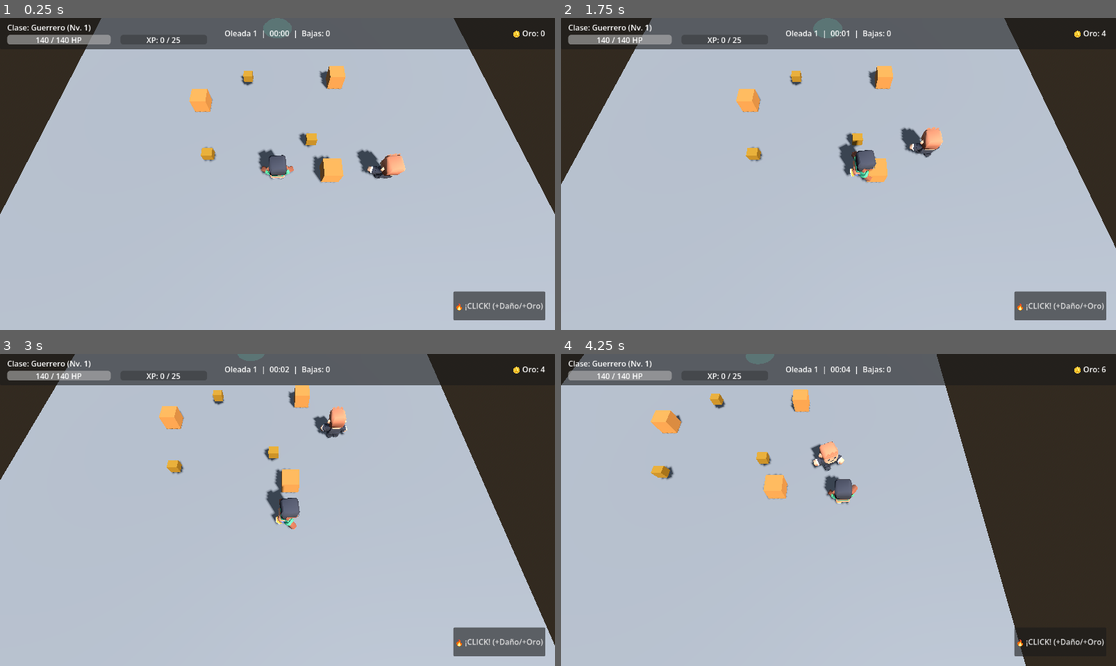
Above: before the commit, frames 1-4 (two rows, left to right).
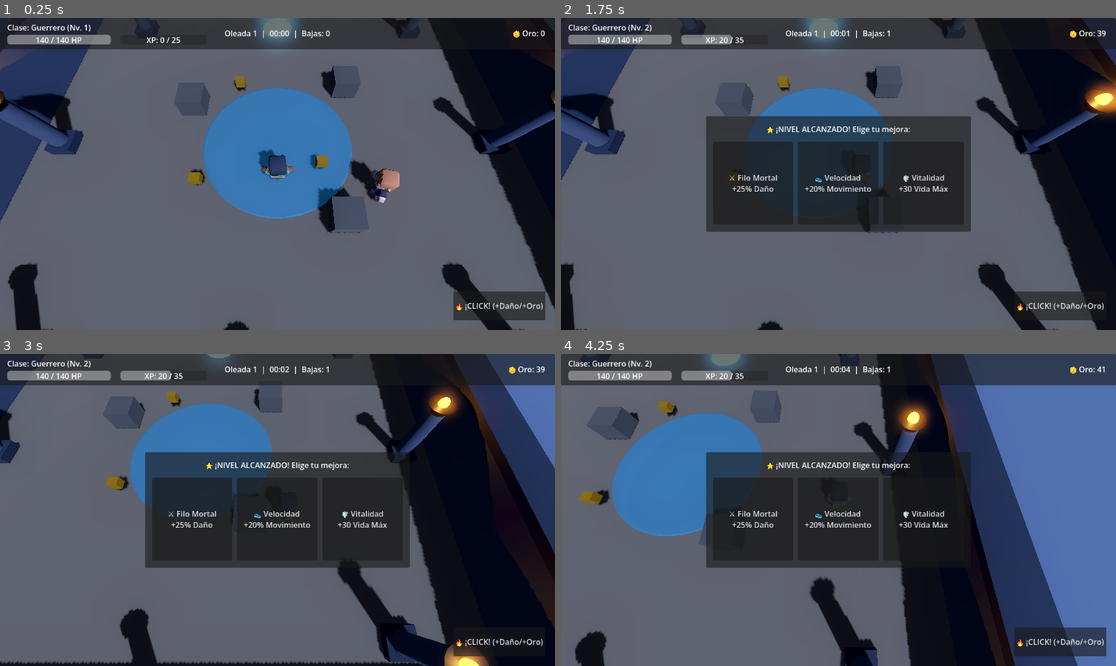
Above: after the commit, the same moments.

Repository: Project-Duplaa/Click-the-button-3D
Game: Godot game, scene res://main.tscn
Two runs of this game, one before a commit and one after it. Both use one fixed random seed, a clock stepped at 60 frames per second and the inputs below.
Inputs (mouse positions are in pixels of both pictures, inside the frame that each line leads up to):
- Up to frame 1 (0.25 s): no input
- Up to frame 2 (1.75 s): click "🔥 ¡CLICK! (+Daño/+Oro)" at 0.5 s; move the mouse to (960, 158) at 1.27 s; hold D (move_right) from 1.28 s (still down); hold Shift (correr) from 1.28 s (still down); click (960, 158) at 1.42 s
- Up to frame 3 (3 s): move the mouse to (166, 525) at 2.02 s; release D (move_right) at 2.03 s; release Shift (correr) at 2.03 s; hold S (move_down) 2.03-2.78 s; tap Shift (correr) at 2.1 s; move the mouse to (333, 441) at 2.77 s; hold D (move_right) from 2.78 s (still down); hold Shift (correr) from 2.78 s (still down)
- Up to frame 4 (4.25 s): move the mouse to (810, 572) at 3.52 s; release D (move_right) at 3.53 s; release Shift (correr) at 3.53 s; hold W (move_up) from 3.53 s (still down); tap Shift (correr) at 3.6 s; click (810, 572) at 3.67 s

The runs differ from the first frame. In frame 1, 96% of the frame differs, in the area x 0-100%, y 0-100%; in frame 2, 96%; in frame 3, 97%; in frame 4, 97%.

Commit message:
Arena del Coliseo 3D: muros perimetrales, pilares con antorchas dinamicas y ambientacion

Diff:
--- /dev/null
+++ b/antorcha.gd
@@ -0,0 +1,29 @@
+extends Node3D
+
+@export var energia_base: float = 1.3
+@export var rango_luz: float = 8.5
+@export var color_fuego: Color = Color(1.0, 0.62, 0.22, 1.0)
+
+@onready var luz: OmniLight3D = $OmniLight3D
+@onready var fuego_mesh: MeshInstance3D = $FuegoMesh
+
+var _tiempo: float = 0.0
+var _offset_fase: float = 0.0
+
+func _ready():
+	_offset_fase = randf() * 100.0
+	if luz != null:
+		luz.light_color = color_fuego
+		luz.omni_range = rango_luz
+		luz.shadow_enabled = true
+		luz.omni_attenuation = 1.4
+
+func _process(delta):
+	_tiempo += delta * 12.0
+	# Parpadeo procedural realista de llama de fuego
+	var fluctuacion = sin(_tiempo + _offset_fase) * 0.12 + cos(_tiempo * 2.3 + _offset_fase) * 0.08 + randf_range(-0.04, 0.04)
+	if luz != null:
+		luz.light_energy = maxf(0.6, energia_base + fluctuacion)
+	if fuego_mesh != null:
+		var s = 1.0 + fluctuacion * 0.25
+		fuego_mesh.scale = Vector3(s, s * 1.2, s)
--- /dev/null
+++ b/arena_coliseo.tscn
@@ -0,0 +1,152 @@
+[gd_scene format=3]
+
+[ext_resource type="PackedScene" path="res://pilar_antorcha.tscn" id="1_pilar"]
+
+[sub_resource type="StandardMaterial3D" id="MatArenaPiso"]
+albedo_color = Color(0.48, 0.42, 0.35, 1)
+roughness = 0.92
+
+[sub_resource type="PlaneMesh" id="MeshPiso"]
+material = SubResource("MatArenaPiso")
+size = Vector2(32, 32)
+
+[sub_resource type="BoxShape3D" id="ColPiso"]
+size = Vector3(32, 0.2, 32)
+
+[sub_resource type="StandardMaterial3D" id="MatAltar"]
+albedo_color = Color(0.26, 0.3, 0.36, 1)
+roughness = 0.8
+emission_enabled = true
+emission = Color(0.12, 0.35, 0.55, 1)
+emission_energy_multiplier = 0.5
+
+[sub_resource type="CylinderMesh" id="MeshAltar"]
+material = SubResource("MatAltar")
+top_radius = 4.5
+bottom_radius = 4.6
+height = 0.05
+
+[sub_resource type="StandardMaterial3D" id="MatMuro"]
+albedo_color = Color(0.32, 0.33, 0.37, 1)
+roughness = 0.88
+
+[sub_resource type="BoxMesh" id="MeshMuroNS"]
+material = SubResource("MatMuro")
+size = Vector3(32, 3.6, 1.4)
+
+[sub_resource type="BoxShape3D" id="ColMuroNS"]
+size = Vector3(32, 3.6, 1.4)
+
+[sub_resource type="BoxMesh" id="MeshMuroEO"]
+material = SubResource("MatMuro")
+size = Vector3(1.4, 3.6, 32)
+
+[sub_resource type="BoxShape3D" id="ColMuroEO"]
+size = Vector3(1.4, 3.6, 32)
+
+[sub_resource type="StandardMaterial3D" id="MatCornisa"]
+albedo_color = Color(0.24, 0.25, 0.28, 1)
+roughness = 0.85
+
+[sub_resource type="BoxMesh" id="MeshCornisaNS"]
+material = SubResource("MatCornisa")
+size = Vector3(32.4, 0.4, 1.8)
+
+[sub_resource type="BoxMesh" id="MeshCornisaEO"]
+material = SubResource("MatCornisa")
+size = Vector3(1.8, 0.4, 32.4)
+
+[node name="ArenaColiseo" type="Node3D"]
+
+[node name="Piso" type="StaticBody3D" parent="."]
+
+[node name="MeshInstance3D" type="MeshInstance3D" parent="Piso"]
+mesh = SubResource("MeshPiso")
+
+[node name="CollisionShape3D" type="CollisionShape3D" parent="Piso"]
+transform = Transform3D(1, 0, 0, 0, 1, 0, 0, 0, 1, 0, -0.1, 0)
+shape = SubResource("ColPiso")
+
+[node name="AltarCentral" type="MeshInstance3D" parent="."]
+transform = Transform3D(1, 0, 0, 0, 1, 0, 0, 0, 1, 0, 0.02, 0)
+mesh = SubResource("MeshAltar")
+
+[node name="Muros" type="Node3D" parent="."]
+
+[node name="MuroNorte" type="StaticBody3D" parent="Muros"]
+transform = Transform3D(1, 0, 0, 0, 1, 0, 0, 0, 1, 0, 1.8, -15.5)
+
+[node name="MeshInstance3D" type="MeshInstance3D" parent="Muros/MuroNorte"]
+mesh = SubResource("MeshMuroNS")
+
+[node name="CollisionShape3D" type="CollisionShape3D" parent="Muros/MuroNorte"]
+shape = SubResource("ColMuroNS")
+
+[node name="Cornisa" type="MeshInstance3D" parent="Muros/MuroNorte"]
+transform = Transform3D(1, 0, 0, 0, 1, 0, 0, 0, 1, 0, 1.9, 0)
+mesh = SubResource("MeshCornisaNS")
+
+[node name="MuroSur" type="StaticBody3D" parent="Muros"]
+transform = Transform3D(1, 0, 0, 0, 1, 0, 0, 0, 1, 0, 1.8, 15.5)
+
+[node name="MeshInstance3D" type="MeshInstance3D" parent="Muros/MuroSur"]
+mesh = SubResource("MeshMuroNS")
+
+[node name="CollisionShape3D" type="CollisionShape3D" parent="Muros/MuroSur"]
+shape = SubResource("ColMuroNS")
+
+[node name="Cornisa" type="MeshInstance3D" parent="Muros/MuroSur"]
+transform = Transform3D(1, 0, 0, 0, 1, 0, 0, 0, 1, 0, 1.9, 0)
+mesh = SubResource("MeshCornisaNS")
+
+[node name="MuroEste" type="StaticBody3D" parent="Muros"]
+transform = Transform3D(1, 0, 0, 0, 1, 0, 0, 0, 1, 15.5, 1.8, 0)
+
+[node name="MeshInstance3D" type="MeshInstance3D" parent="Muros/MuroEste"]
+mesh = SubResource("MeshMuroEO")
+
+[node name="CollisionShape3D" type="CollisionShape3D" parent="Muros/MuroEste"]
+shape = SubResource("ColMuroEO")
+
+[node name="Cornisa" type="MeshInstance3D" parent="Muros/MuroEste"]
+transform = Transform3D(1, 0, 0, 0, 1, 0, 0, 0, 1, 0, 1.9, 0)
+mesh = SubResource("MeshCornisaEO")
+
+[node name="MuroOeste" type="StaticBody3D" parent="Muros"]
+transform = Transform3D(1, 0, 0, 0, 1, 0, 0, 0, 1, -15.5, 1.8, 0)
+
+[node name="MeshInstance3D" type="MeshInstance3D" parent="Muros/MuroOeste"]
+mesh = SubResource("MeshMuroEO")
+
+[node name="CollisionShape3D" type="CollisionShape3D" parent="Muros/MuroOeste"]
+shape = SubResource("ColMuroEO")
+
+[node name="Cornisa" type="MeshInstance3D" parent="Muros/MuroOeste"]
+transform = Transform3D(1, 0, 0, 0, 1, 0, 0, 0, 1, 0, 1.9, 0)
+mesh = SubResource("MeshCornisaEO")
+
+[node name="Pilares" type="Node3D" parent="."]
+
+[node name="Pilar_NO" parent="Pilares" instance=ExtResource("1_pilar")]
+transform = Transform3D(1, 0, 0, 0, 1, 0, 0, 0, 1, -10.5, 0, -10.5)
+
+[node name="Pilar_NE" parent="Pilares" instance=ExtResource("1_pilar")]
+transform = Transform3D(1, 0, 0, 0, 1, 0, 0, 0, 1, 10.5, 0, -10.5)
+
+[node name="Pilar_SO" parent="Pilares" instance=ExtResource("1_pilar")]
+transform = Transform3D(1, 0, 0, 0, 1, 0, 0, 0, 1, -10.5, 0, 10.5)
+
+[node name="Pilar_SE" parent="Pilares" instance=ExtResource("1_pilar")]
+transform = Transform3D(1, 0, 0, 0, 1, 0, 0, 0, 1, 10.5, 0, 10.5)
+
+[node name="Pilar_N" parent="Pilares" instance=ExtResource("1_pilar")]
+transform = Transform3D(1, 0, 0, 0, 1, 0, 0, 0, 1, 0, 0, -13)
+
+[node name="Pilar_S" parent="Pilares" instance=ExtResource("1_pilar")]
+transform = Transform3D(1, 0, 0, 0, 1, 0, 0, 0, 1, 0, 0, 13)
+
+[node name="Pilar_E" parent="Pilares" instance=ExtResource("1_pilar")]
+transform = Transform3D(1, 0, 0, 0, 1, 0, 0, 0, 1, 13, 0, 0)
+
+[node name="Pilar_O" parent="Pilares" instance=ExtResource("1_pilar")]
+transform = Transform3D(1, 0, 0, 0, 1, 0, 0, 0, 1, -13, 0, 0)
--- a/main.tscn
+++ b/main.tscn
@@ -10,90 +10,85 @@
 [ext_resource type="Script" path="res://salud.gd" id="8_salud"]
 [ext_resource type="PackedScene" path="res://cofre.tscn" id="9_cofre"]
 [ext_resource type="PackedScene" path="res://salida.tscn" id="10_salida"]
+[ext_resource type="PackedScene" path="res://arena_coliseo.tscn" id="11_arena"]
 
-[sub_resource type="ProceduralSkyMaterial" id="CieloMat"]
-
-[sub_resource type="Sky" id="Cielo"]
-sky_material = SubResource("CieloMat")
-
-[sub_resource type="Environment" id="Entorno"]
-background_mode = 2
-sky = SubResource("Cielo")
-
-[sub_resource type="PlaneMesh" id="PisoMalla"]
-size = Vector2(30, 30)
-
-[sub_resource type="BoxShape3D" id="PisoForma"]
-size = Vector3(30, 0.2, 30)
+[sub_resource type="Environment" id="EntornoColiseo"]
+background_mode = 1
+background_color = Color(0.06, 0.08, 0.13, 1)
+ambient_light_source = 2
+ambient_light_color = Color(0.18, 0.22, 0.32, 1)
+ambient_light_energy = 0.85
+tonemap_mode = 2
+glow_enabled = true
+glow_intensity = 0.75
+glow_bloom = 0.15
 
 [sub_resource type="CapsuleShape3D" id="Capsula"]
 radius = 0.35
 height = 1.75
 
-[sub_resource type="BoxMesh" id="CajaMalla"]
+[sub_resource type="StandardMaterial3D" id="MatCaja"]
+albedo_color = Color(0.38, 0.35, 0.32, 1)
+roughness = 0.9
 
-[sub_resource type="BoxShape3D" id="CajaForma"]
+[sub_resource type="BoxMesh" id="MeshCaja"]
+material = SubResource("MatCaja")
+size = Vector3(1.6, 1.2, 1.6)
 
-[sub_resource type="StandardMaterial3D" id="CajaMat"]
-albedo_color = Color(0.85, 0.55, 0.25, 1)
+[sub_resource type="BoxShape3D" id="FormaCaja"]
+size = Vector3(1.6, 1.2, 1.6)
 
 [node name="Main" type="Node3D"]
 
 [node name="WorldEnvironment" type="WorldEnvironment" parent="."]
-environment = SubResource("Entorno")
+environment = SubResource("EntornoColiseo")
 
-[node name="DirectionalLight3D" type="DirectionalLight3D" parent="."]
-transform = Transform3D(0.866025, -0.353553, 0.353553, 0, 0.707107, 0.707107, -0.5, -0.612372, 0.612372, 0, 6, 0)
+[node name="LuzLunaDirectional" type="DirectionalLight3D" parent="."]
+transform = Transform3D(0.866025, -0.353553, 0.353553, 0, 0.707107, 0.707107, -0.5, -0.612372, 0.612372, 0, 10, 0)
+light_color = Color(0.68, 0.78, 0.96, 1)
+light_energy = 0.65
 shadow_enabled = true
 
-[node name="Suelo" type="StaticBody3D" parent="."]
+[node name="ArenaColiseo" parent="." instance=ExtResource("11_arena")]
 
-[node name="MeshInstance3D" type="MeshInstance3D" parent="Suelo"]
-mesh = SubResource("PisoMalla")
+[node name="Obstaculos" type="Node3D" parent="."]
 
-[node name="CollisionShape3D" type="CollisionShape3D" parent="Suelo"]
-transform = Transform3D(1, 0, 0, 0, 1, 0, 0, 0, 1, 0, -0.1, 0)
-shape = SubResource("PisoForma")
+[node name="BloquePiedra1" type="StaticBody3D" parent="Obstaculos"]
+transform = Transform3D(1, 0, 0, 0, 1, 0, 0, 0, 1, 4.5, 0.6, -4.5)
 
-[node name="Cajas" type="Node3D" parent="."]
+[node name="MeshInstance3D" type="MeshInstance3D" parent="Obstaculos/BloquePiedra1"]
+mesh = SubResource("MeshCaja")
 
-[node name="Caja1" type="StaticBody3D" parent="Cajas"]
-transform = Transform3D(1, 0, 0, 0, 1, 0, 0, 0, 1, 4, 0.5, -4)
+[node name="CollisionShape3D" type="CollisionShape3D" parent="Obstaculos/BloquePiedra1"]
+shape = SubResource("FormaCaja")
 
-[node name="MeshInstance3D" type="MeshInstance3D" parent="Cajas/Caja1"]
-mesh = SubResource("CajaMalla")
-surface_material_override/0 = SubResource("CajaMat")
+[node name="BloquePiedra2" type="StaticBody3D" parent="Obstaculos"]
+transform = Transform3D(1, 0, 0, 0, 1, 0, 0, 0, 1, -5.5, 0.6, -3)
 
-[node name="CollisionShape3D" type="CollisionShape3D" parent="Cajas/Caja1"]
-shape = SubResource("CajaForma")
+[node name="MeshInstance3D" type="MeshInstance3D" parent="Obstaculos/BloquePiedra2"]
+mesh = SubResource("MeshCaja")
 
-[node name="Caja2" type="StaticBody3D" parent="Cajas"]
-transform = Transform3D(1, 0, 0, 0, 1, 0, 0, 0, 1, -5, 0.5, -2)
+[node name="CollisionShape3D" type="CollisionShape3D" parent="Obstaculos/BloquePiedra2"]
+shape = SubResource("FormaCaja")
 
-[node name="MeshInstance3D" type="MeshInstance3D" parent="Cajas/Caja2"]
-mesh = SubResource("CajaMalla")
-surface_material_override/0 = SubResource("CajaMat")
+[node name="BloquePiedra3" type="StaticBody3D" parent="Obstaculos"]
+transform = Transform3D(1, 0, 0, 0, 1, 0, 0, 0, 1, 3.5, 0.6, 4.5)
 
-[node name="CollisionShape3D" type="CollisionShape3D" parent="Cajas/Caja2"]
-shape = SubResource("CajaForma")
+[node name="MeshInstance3D" type="MeshInstance3D" parent="Obstaculos/BloquePiedra3"]
+mesh = SubResource("MeshCaja")
 
-[node name="Caja3" type="StaticBody3D" parent="Cajas"]
-transform = Transform3D(1, 0, 0, 0, 1, 0, 0, 0, 1, 3, 0.5, 3)
-
-[node name="MeshInstance3D" type="MeshInstance3D" parent="Cajas/Caja3"]
-mesh = SubResource("CajaMalla")
-surface_material_override/0 = SubResource("CajaMat")
-
-[node name="CollisionShape3D" type="CollisionShape3D" parent="Cajas/Caja3"]
-shape = SubResource("CajaForma")
+[node name="CollisionShape3D" type="CollisionShape3D" parent="Obstaculos/BloquePiedra3"]
+shape = SubResource("FormaCaja")
 
 [node name="Camera3D" type="Camera3D" parent="." node_paths=PackedStringArray("objetivo")]
-transform = Transform3D(1, 0, 0, 0, 0.819152, 0.573576, 0, -0.573576, 0.819152, 0, 5, 7)
+transform = Transform3D(1, 0, 0, 0, 0.819152, 0.573576, 0, -0.573576, 0.819152, 0, 7, 9)
 script = ExtResource("3_cam")
 objetivo = NodePath("../Personaje")
+offset = Vector3(0, 9.5, 8.5)
+suavizado = 6.0
 
 [node name="Personaje" type="CharacterBody3D" parent="." node_paths=PackedStringArray("camara") groups=["jugador"]]
-transform = Transform3D(1, 0, 0, 0, 1, 0, 0, 0, 1, 0, 0, 3)
+transform = Transform3D(1, 0, 0, 0, 1, 0, 0, 0, 1, 0, 0, 2)
 script = ExtResource("1_pj")
 camara = NodePath("../Camera3D")
 
@@ -108,7 +103,7 @@
 script = ExtResource("8_salud")
 vida = 120
 invulnerable = 0.5
-reapariciones = 0
+reapariciones = 3
 
 [node name="Guardia" parent="." instance=ExtResource("4_guardia")]
 transform = Transform3D(1, 0, 0, 0, 1, 0, 0, 0, 1, 6, 0, 3)
@@ -120,16 +115,16 @@
 metas = 3
 
 [node name="Cofre1" parent="." instance=ExtResource("9_cofre")]
-transform = Transform3D(1, 0, 0, 0, 1, 0, 0, 0, 1, 2, 0, 1)
+transform = Transform3D(1, 0, 0, 0, 1, 0, 0, 0, 1, 2.5, 0, 1.5)
 
 [node name="Cofre2" parent="." instance=ExtResource("9_cofre")]
-transform = Transform3D(1, 0, 0, 0, 1, 0, 0, 0, 1, -4, 0, 2)
+transform = Transform3D(1, 0, 0, 0, 1, 0, 0, 0, 1, -4.5, 0, 2.5)
 
 [node name="Cofre3" parent="." instance=ExtResource("9_cofre")]
-transform = Transform3D(1, 0, 0, 0, 1, 0, 0, 0, 1, -2, 0, -4)
+transform = Transform3D(1, 0, 0, 0, 1, 0, 0, 0, 1, -2.5, 0, -4.5)
 
 [node name="Salida" parent="." instance=ExtResource("10_salida")]
-transform = Transform3D(1, 0, 0, 0, 1, 0, 0, 0, 1, 0, 0, -10)
+transform = Transform3D(1, 0, 0, 0, 1, 0, 0, 0, 1, 0, 0, -11)
 
 [node name="ClickHUD" parent="." instance=ExtResource("5_hud")]
 
--- /dev/null
+++ b/pilar_antorcha.tscn
@@ -0,0 +1,81 @@
+[gd_scene format=3]
+
+[ext_resource type="Script" path="res://antorcha.gd" id="1_antorcha"]
+
+[sub_resource type="CylinderShape3D" id="ColisionPilar"]
+height = 3.8
+radius = 0.6
+
+[sub_resource type="StandardMaterial3D" id="MatPiedraBase"]
+albedo_color = Color(0.24, 0.25, 0.28, 1)
+roughness = 0.9
+
+[sub_resource type="BoxMesh" id="MeshBase"]
+material = SubResource("MatPiedraBase")
+size = Vector3(1.4, 0.5, 1.4)
+
+[sub_resource type="StandardMaterial3D" id="MatColumna"]
+albedo_color = Color(0.35, 0.36, 0.4, 1)
+roughness = 0.85
+
+[sub_resource type="CylinderMesh" id="MeshColumna"]
+material = SubResource("MatColumna")
+top_radius = 0.45
+bottom_radius = 0.48
+height = 3.2
+
+[sub_resource type="StandardMaterial3D" id="MatBrasero"]
+albedo_color = Color(0.18, 0.18, 0.2, 1)
+metallic = 0.7
+roughness = 0.5
+
+[sub_resource type="CylinderMesh" id="MeshCopa"]
+material = SubResource("MatBrasero")
+top_radius = 0.65
+bottom_radius = 0.3
+height = 0.4
+
+[sub_resource type="StandardMaterial3D" id="MatFuego"]
+albedo_color = Color(1, 0.6, 0.15, 1)
+emission_enabled = true
+emission = Color(1, 0.5, 0.1, 1)
+emission_energy_multiplier = 3.0
+
+[sub_resource type="SphereMesh" id="MeshFuego"]
+material = SubResource("MatFuego")
+radius = 0.26
+height = 0.5
+
+[node name="PilarAntorcha" type="StaticBody3D"]
+
+[node name="CollisionShape3D" type="CollisionShape3D" parent="."]
+transform = Transform3D(1, 0, 0, 0, 1, 0, 0, 0, 1, 0, 1.9, 0)
+shape = SubResource("ColisionPilar")
+
+[node name="Base" type="MeshInstance3D" parent="."]
+transform = Transform3D(1, 0, 0, 0, 1, 0, 0, 0, 1, 0, 0.25, 0)
+mesh = SubResource("MeshBase")
+
+[node name="Columna" type="MeshInstance3D" parent="."]
+transform = Transform3D(1, 0, 0, 0, 1, 0, 0, 0, 1, 0, 1.85, 0)
+mesh = SubResource("MeshColumna")
+
+[node name="Brasero" type="Node3D" parent="."]
+transform = Transform3D(1, 0, 0, 0, 1, 0, 0, 0, 1, 0, 3.4, 0)
+script = ExtResource("1_antorcha")
+
+[node name="Copa" type="MeshInstance3D" parent="Brasero"]
+transform = Transform3D(1, 0, 0, 0, 1, 0, 0, 0, 1, 0, 0.2, 0)
+mesh = SubResource("MeshCopa")
+
+[node name="FuegoMesh" type="MeshInstance3D" parent="Brasero"]
+transform = Transform3D(1, 0, 0, 0, 1, 0, 0, 0, 1, 0, 0.45, 0)
+mesh = SubResource("MeshFuego")
+
+[node name="OmniLight3D" type="OmniLight3D" parent="Brasero"]
+transform = Transform3D(1, 0, 0, 0, 1, 0, 0, 0, 1, 0, 0.6, 0)
+light_color = Color(1, 0.62, 0.22, 1)
+light_energy = 1.3
+omni_range = 9.0
+omni_attenuation = 1.4
+shadow_enabled = true
